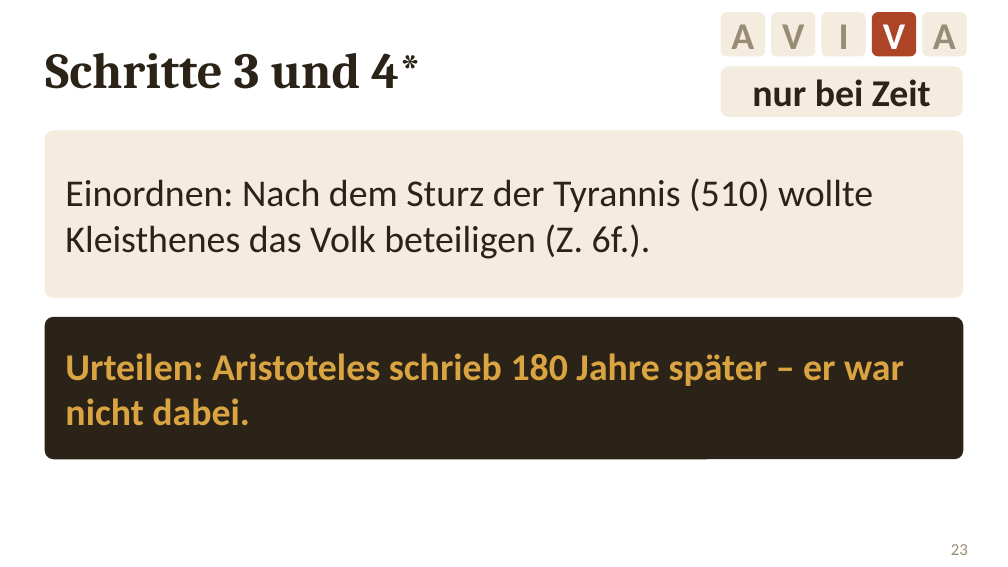
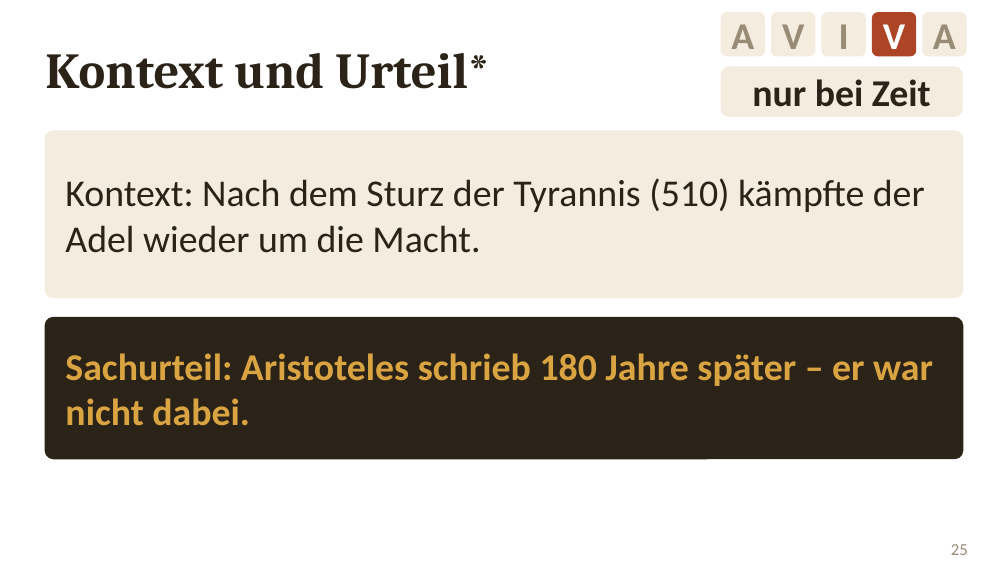
Before and after one commit to golzkonstantin-gif/Schule, a slide deck: slide 25 of Geschichte_11/Doppelstunde_Test_Quellenanalyse/Folien_Quellenanalyse.pptx (slide 23 before the commit). Drawn at 1008x567 pixels with LibreOffice and Linux fonts; fonts in the diff are those of the drawing. Boxes give left, top, right and bottom in pixels: in the first picture for what was removed or moved away, otherwise in the second. Text is boxed around its words. In the diff, an @@ line names an element or a change of style, - is before the commit and + after.

```diff
--- a/Geschichte_11/Doppelstunde_Test_Quellenanalyse/Folien_Quellenanalyse.pptx
+++ b/Geschichte_11/Doppelstunde_Test_Quellenanalyse/Folien_Quellenanalyse.pptx
@@ text at [45, 53, 490, 89]: text changed @@
-Schritte 3 und 4*
+Kontext und Urteil*
@@ text at [65, 178, 925, 253]: text changed @@
-Einordnen: Nach dem Sturz der Tyrannis (510) wollte Kleisthenes das Volk beteiligen (Z. 6f.).
+Kontext: Nach dem Sturz der Tyrannis (510) kämpfte der Adel wieder um die Macht.
@@ text at [65, 353, 933, 426]: text changed @@
-Urteilen: Aristoteles schrieb 180 Jahre später – er war nicht dabei.
+Sachurteil: Aristoteles schrieb 180 Jahre später – er war nicht dabei.
@@ page number at [951, 544, 968, 555]: text changed @@
-23
+25
```
Also in this commit, not shown: 12 other slides changed, 2 slides added, 14 other files.
